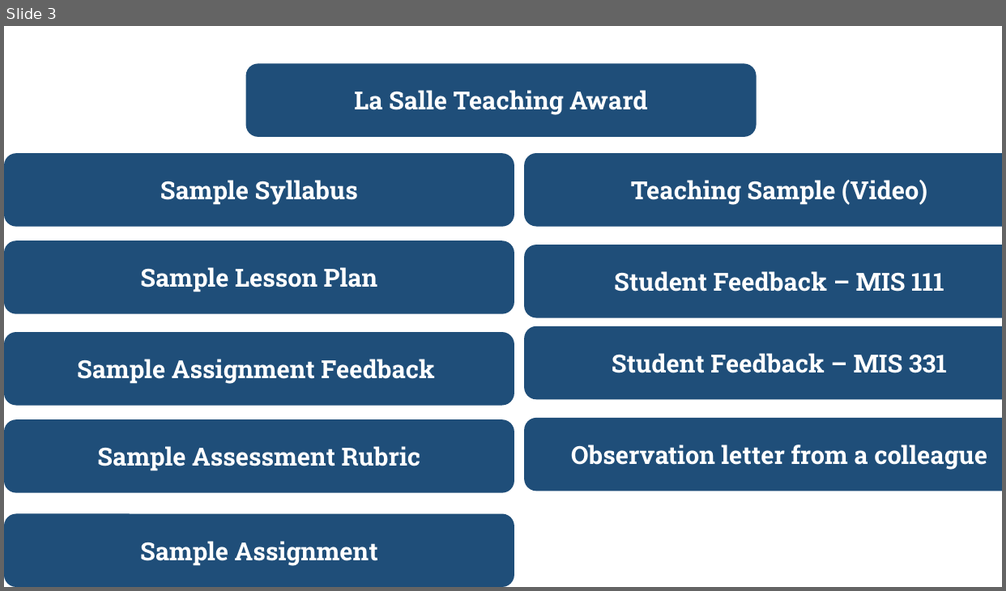
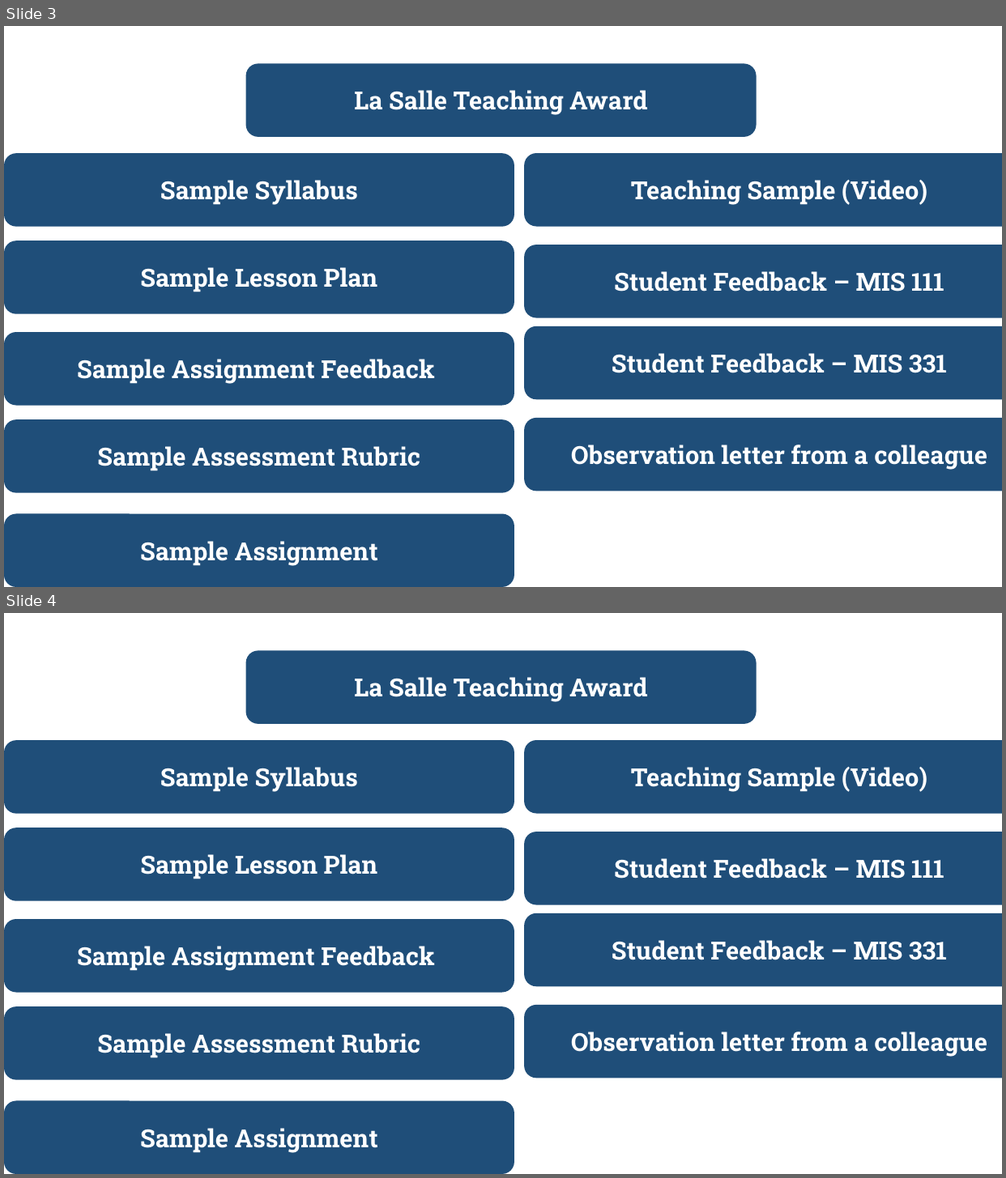
Before and after one commit to KarAnalytics/academicpages.github.io, a slide deck: images/teaching_images.pptx. Shown one above the other, each under a label of ours: slide 3 before the commit, slides 3 and 4 after it. The pictures are 1006x591 and 1006x1178 pixels, drawn with LibreOffice and Linux fonts; fonts in the diff are those of the drawing. Boxes give left, top, right and bottom in pixels: in the first picture for what was removed or moved away, otherwise in the second. Text is boxed around its words. In the diff, an @@ line names an element or a change of style, - is before the commit and + after.

```diff
--- a/images/teaching_images.pptx
+++ b/images/teaching_images.pptx
@@ slide 4 added at bbox=[4, 613, 1002, 1174], background #FFFFFF @@
@@ rounded rectangle added at bbox=[246, 650, 756, 724], fill #1F4E79, 24 pt, text #FFFFFF, bold @@
+La Salle Teaching Award
@@ rounded rectangle added at bbox=[4, 740, 514, 814], fill #1F4E79, 24 pt, text #FFFFFF, bold @@
+Sample Syllabus
@@ rounded rectangle added at bbox=[524, 740, 1002, 814], fill #1F4E79, 24 pt, text #FFFFFF, bold @@
+Teaching Sample (Video)
@@ rounded rectangle added at bbox=[4, 828, 514, 901], fill #1F4E79, 24 pt, text #FFFFFF, bold @@
+Sample Lesson Plan
@@ rounded rectangle added at bbox=[524, 832, 1002, 905], fill #1F4E79, 24 pt, text #FFFFFF, bold @@
+Student Feedback – MIS 111
@@ rounded rectangle added at bbox=[4, 919, 514, 993], fill #1F4E79, 24 pt, text #FFFFFF, bold @@
+Sample Assignment Feedback
@@ rounded rectangle added at bbox=[524, 914, 1002, 986], fill #1F4E79, 24 pt, text #FFFFFF, bold @@
+Student Feedback – MIS 331
@@ rounded rectangle added at bbox=[4, 1007, 514, 1080], fill #1F4E79, 24 pt, text #FFFFFF, bold @@
+Sample Assessment Rubric
@@ rounded rectangle added at bbox=[524, 1005, 1002, 1079], fill #1F4E79, 24 pt, text #FFFFFF, bold @@
+Observation letter from a colleague
@@ rounded rectangle added at bbox=[4, 1101, 514, 1174], fill #1F4E79, 24 pt, text #FFFFFF, bold @@
+Sample Assignment
```
Also in this commit, not shown: 8 other files.
